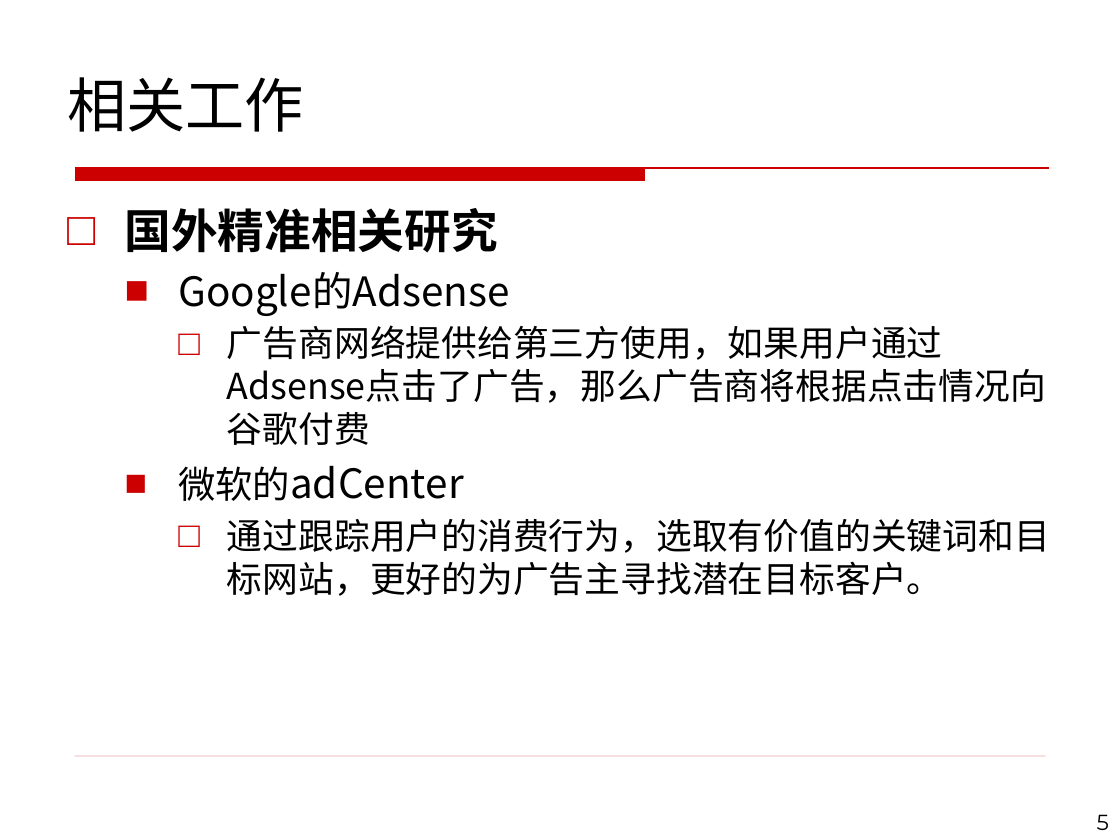
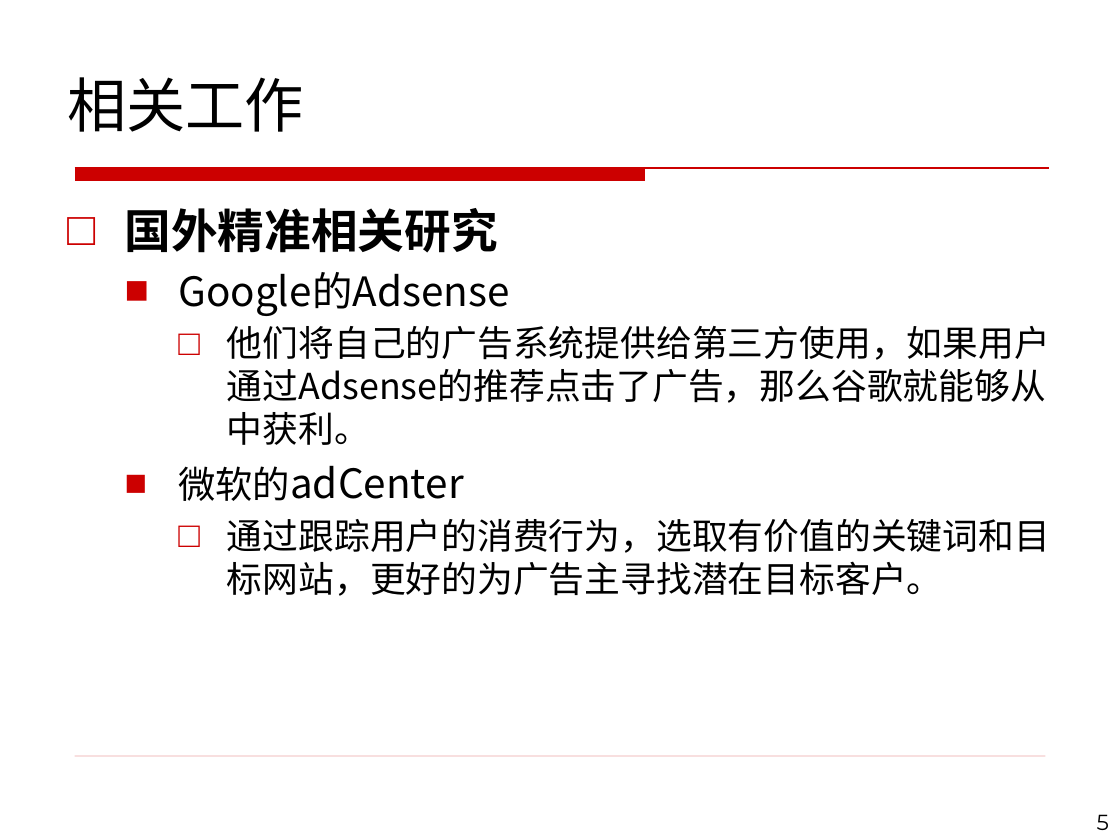
Before and after one commit to henryzhao/graduate, a slide deck: slide 5 of wy/王焰硕士论文答辩.pptx. Drawn at 1120x840 pixels with LibreOffice and Linux fonts; fonts in the diff are those of the drawing; background and template pictures are left out. Boxes give left, top, right and bottom in pixels: in the first picture for what was removed or moved away, otherwise in the second. Text is boxed around its words. In the diff, an @@ line names an element or a change of style, - is before the commit and + after.

```diff
--- a/wy/王焰硕士论文答辩.pptx
+++ b/wy/王焰硕士论文答辩.pptx
@@ text at (227,326,1050,445): text changed @@
-    □ 广告商网络提供给第三方使用，如果用户通过Adsense点击了广告，那么广告商将根据点击情况向谷歌付费
+    □ 他们将自己的广告系统提供给第三方使用，如果用户通过Adsense的推荐点击了广告，那么谷歌就能够从中获利。
```
Also in this commit, not shown: 6 other slides changed, 1 slide removed, 3 other files.
